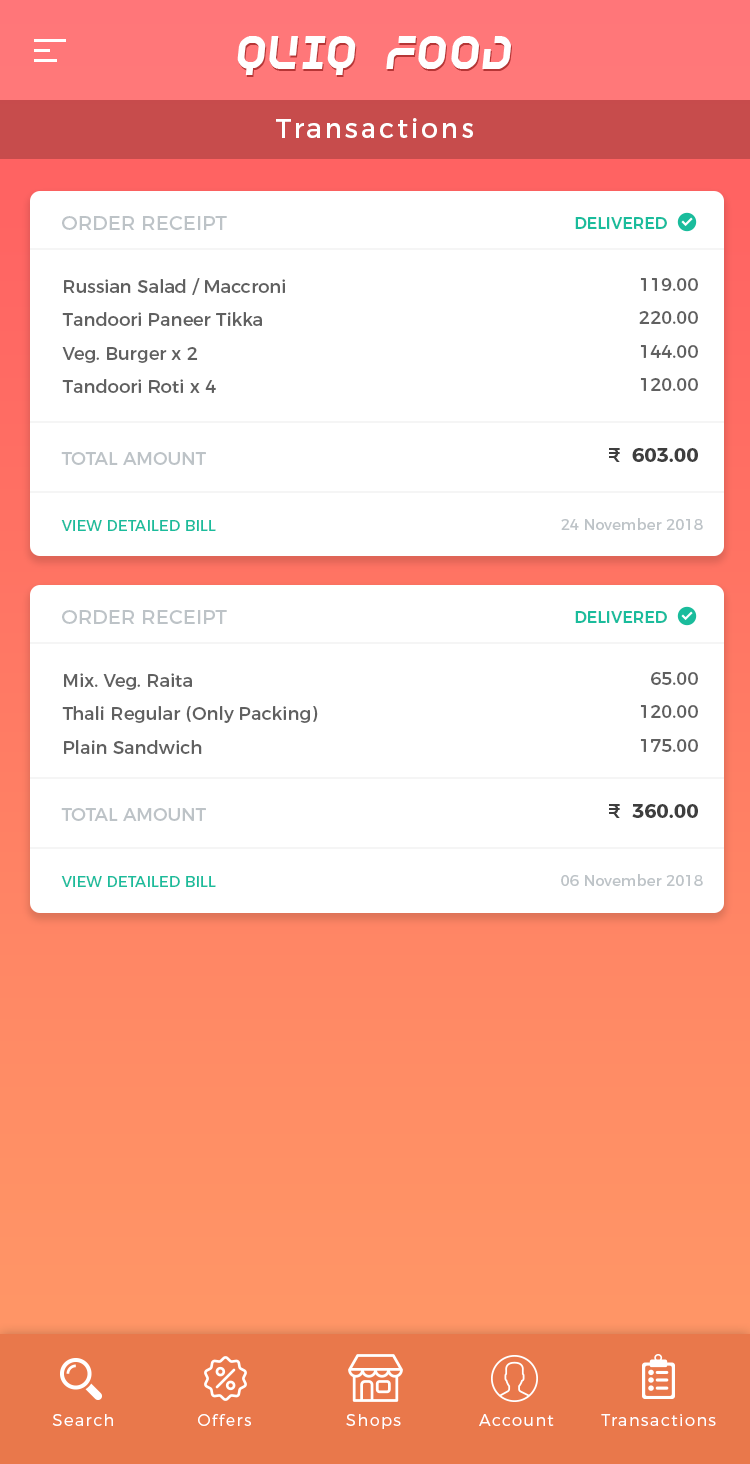
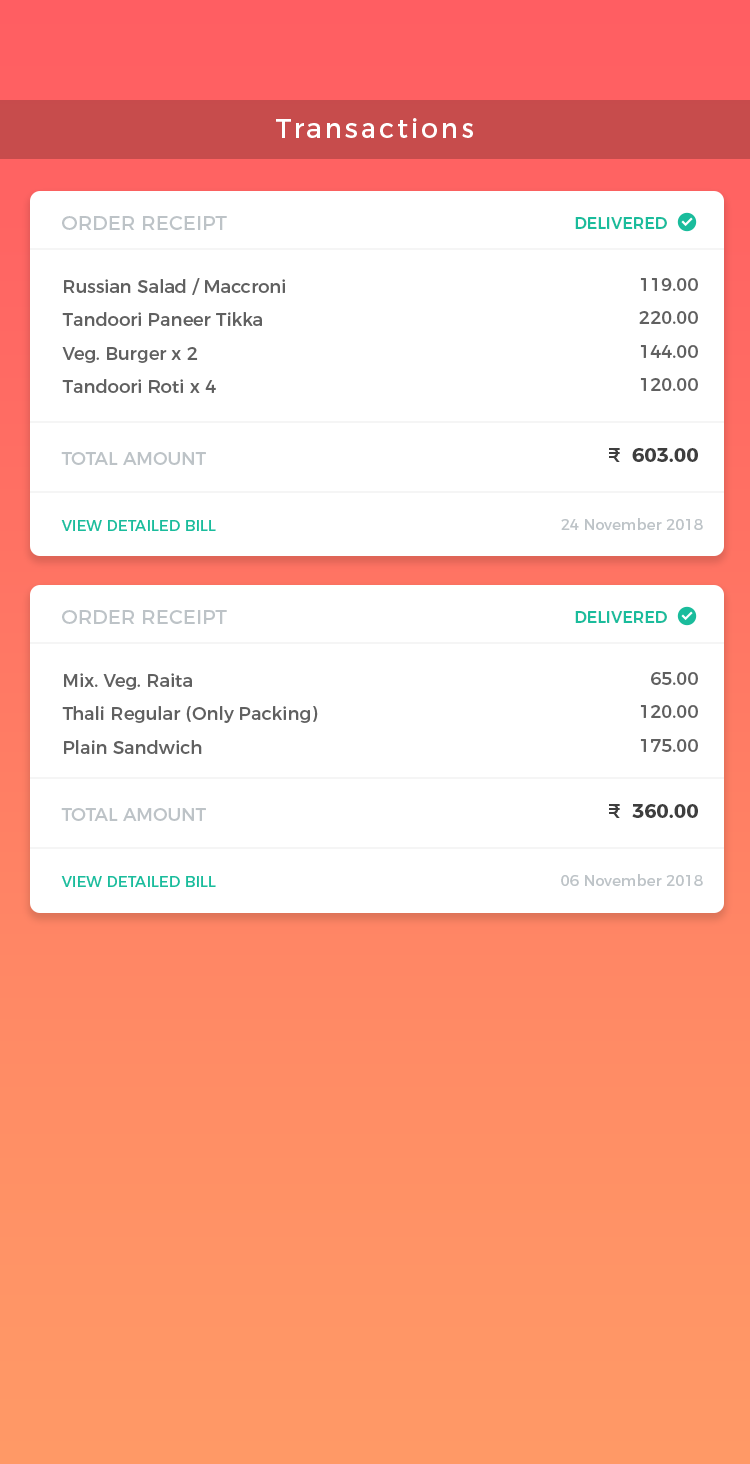
Before/after of a 750px x 1464px layered artwork. What changed in the layer stack:
painted on "Rounded Rectangle 1" (1st of 2, in "Group 4 copy"), unmasked it over (61, 672, 698, 887)
painted on "Rounded Rectangle 1" (2nd of 2, in "Group 4"), unmasked it over (61, 278, 698, 531)
removed layer "Menu" over (0, 0, 750, 1464)
unmasked "Rectangle 2" over (276, 118, 473, 138)
